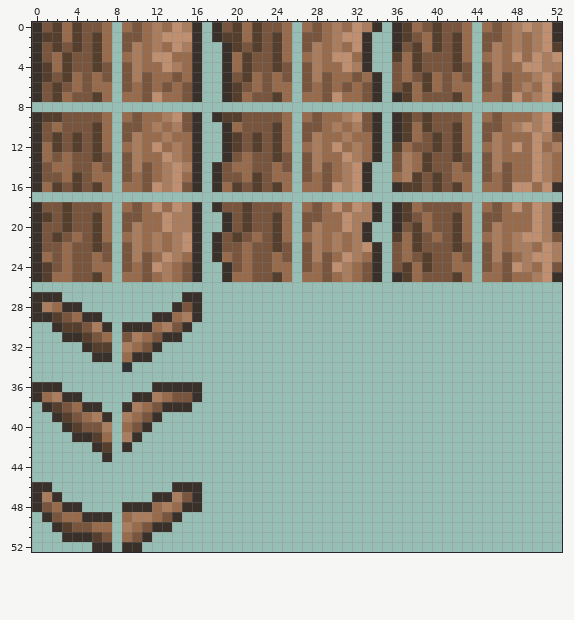
Edited in one commit: pixel-art sprite (Assets/Tiles/Forest/ThickTree.png). Above: the version before the commit.
The file is 106x106 pixels, drawn in blocks of 2x2; one block is one cell here.
The same view after the edit:
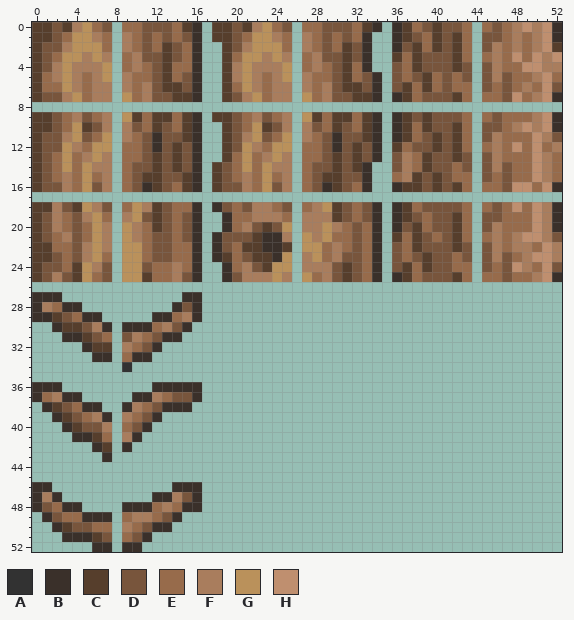
Palette (. is transparent): A #323232  B #3a302a  C #563e2c  D #78553c  E #976b4b  F #a97d5d  G #ba915b  H #bf8f6f
The commit says: Refined cooking station, thick tree texture update
Difference:
@@ x 0..36 @@
- 0 BDCECDDE.EDEFEHFB.BDCECDDE.EDEFEHFB.B
- 1 BCCECDCE.DDEFHHHB.BCCECDCE.DDEFHHB..B
- 2 BDCDCDCE.DFEFEHFB..BCDCDCE.DFEFEHB..B
- 3 BDECDDCE.EFEHHEEB..BECDDCE.EFEHHEB..C
- 4 BCECDDCD.DFEEHFEB..BECDDCD.DFEEHFB..D
- 5 BCDCEDED.DFDEEDEB..BDCEDED.DFDEEDEB.D
- 6 BDCDEDEE.DEDEDEDB..BCDEDEE.DEDEDEDB.D
- 7 BDCEDDCE.EEDHEEDB..BCEDDCE.EEDHEEDB.B
+ 0 CCDCFGED.EEDDDECB.CCDCFGED.EEDDDECB.B
+ 1 CCDEGGFE.FEDEDEDB.CCDEGGFE.FEDEDEB..B
+ 2 CDDFGGGE.FEDECDEB..CDFGGGE.FEDECDB..B
+ 3 CDEGGFGF.EFDDCDEB..CEGGFGF.EFDDCDB..C
+ 4 CDFGFFFG.EFEDCEEB..CFGFFFG.EFEDCEB..D
+ 5 CEFGFEFG.FEEDCEDB..CFGFEFG.FEEDCEDB.D
+ 6 CEEGFEFF.FEFDCCDB..CEGFEFF.FEFDCCDB.D
+ 7 CDDFGEFF.GEFDDCCB..CDFGEFF.GEFDDCCB.B
  8 .....................................
- 9 BCCDDDDE.EDEEFHDB.BCCDDDDE.EDEEFHDB.B
-10 BDEDDDCE.DDEFEFDB..BEDDDCE.DDEFEFDB.B
-11 BDCDCDCE.DFEEFEEB..BCDCDCE.DFEEFEEB.B
-12 BECDCDCE.EFEHEFEB..BCDCDCE.EFEHEFEB.C
-13 BEDEDDCD.DFEEHFEB..BDEDDCD.DFEEHFEB.D
-14 BDEEDDED.DFDEFHFB.BDEEDDED.DFDEFHB..D
-15 BDDECDEE.DEDEFHEB.BDDECDEE.DEDEFHB..E
-16 BECDCDCE.EEDHFHDB.BECDCDCE.EEDHFHB..B
+ 9 CCDEFDEF.GCECCECB.CCDEFDEF.GCECCECB.B
+10 CCDEGCDF.FDECDECB..CDEGCDF.FDECDECB.B
+11 CDDFGDEG.FEDBDDCB..CDFGDEG.FEDBDDCB.B
+12 CDDGFEGG.EEDBDCDB..CDGFEGG.EEDBDCDB.C
+13 CDEGEFGF.EEDCDCDB..CEGEFGF.EEDCDCDB.D
+14 CDEGEGFF.EDDCDCDB.CDEGEGFF.EDDCDCB..D
+15 CDEFEGEF.EDCCDDCB.CDEFEGEF.EDCCDDB..E
+16 CDDFEGDF.EDBCDECB.CDDFEGDF.EDBCDEB..B
 17 .....................................
-18 BDDCDDDE.EDEHEHFB.BDDCDDDE.EDEHEHFB.B
-19 BCDCDDCE.DDEEHFFB..BDCDDCE.DDEEHFFB.B
-20 BDDCDDCE.DFEEHFFB..BDCDDCE.DFEEHFB..B
-21 BDCDEDCE.EFEFEFHB.BDCDEDCE.EFEFEFB..C
-22 BDDEDDCD.DFEFEFHB.BDDEDDCD.DFEFEFHB.D
-23 BEDEDDED.DFDEHFEB.BEDEDDED.DFDEHFEB.D
-24 BCDEDDEE.DEDHFEDB..BDEDDEE.DEDHFEDB.D
-25 BCEEDDCE.EEDEFEDB..BEEDDCE.EEDEFEDB.B
+18 CCFDCGFD.EGFCDEEB.BDEDFFED.EFGCDEDB.B
+19 CDFEDFGE.FGDCDEDB..BEEFFFE.FFFCDEDB.B
+20 CDFEDEGF.GFECDEDB..BEFDCDG.FFGFEDEB.B
+21 CDEFDEGF.GFEDDEDB.BDDDCBBF.GFGEEDEB.C
+22 CCEEDFGF.GGEDDEEB.BDECCBBC.GGEFEDEB.D
+23 CCDEDFGE.GGEDDEEB.BCEDCCBG.FGEFDDEB.D
+24 CDDECGFD.GGDEEFEB..BEFDCGG.FFFDCDEB.D
+25 CDFDCGED.GGCEEFDB..BDFFFGF.GEFDCDEB.B
 26 .....................................
